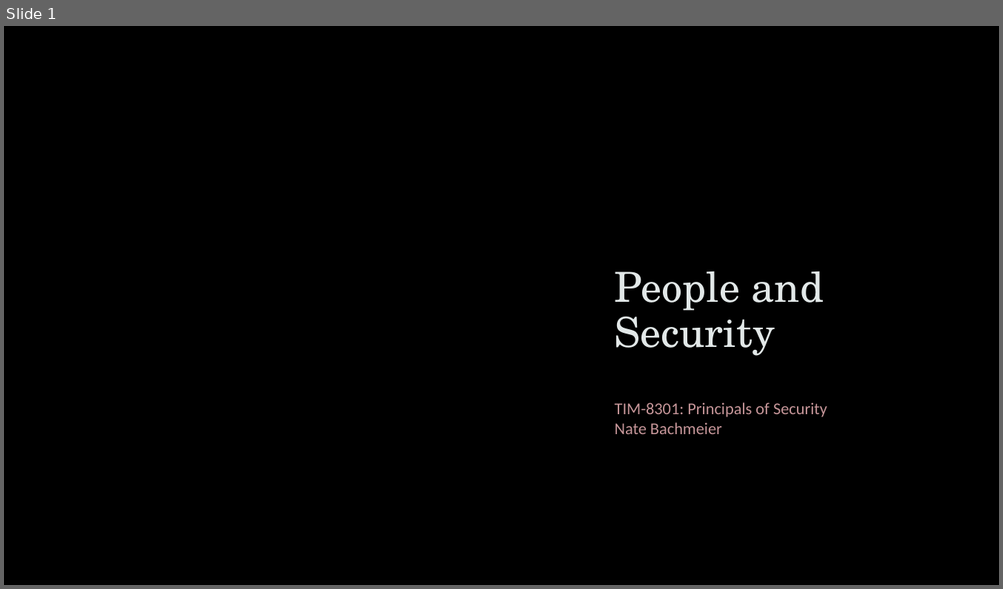
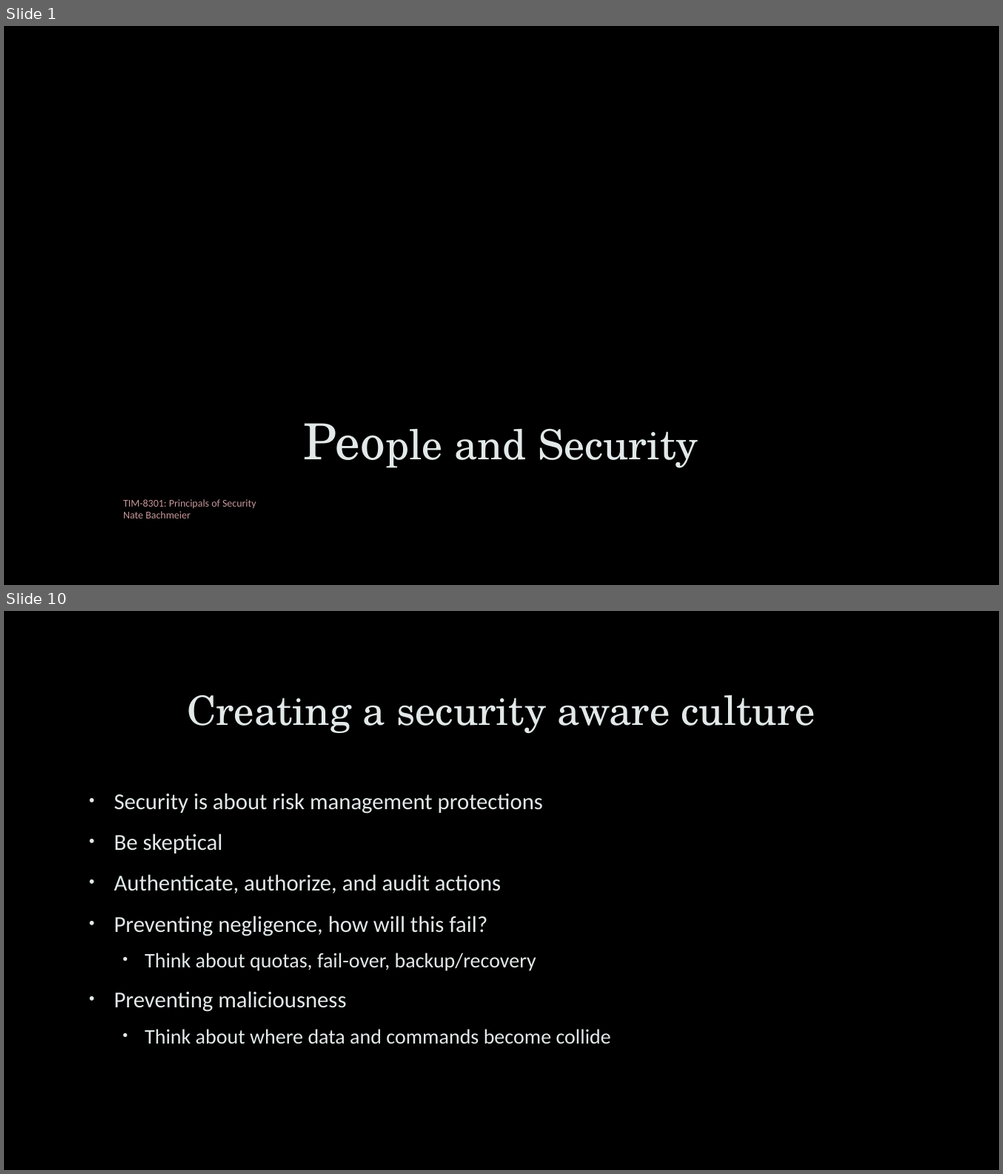
Before and after one commit to dr-natetorious/TIM-8301-Principals_of_CyberSecurity, a slide deck: Week2_PeopleAspects/People and Security.pptx. Shown one above the other, each under a label of ours: slide 1 before the commit, slides 1 and 10 after it; the slides between them are not shown. The pictures are 1003x589 and 1003x1174 pixels, drawn with LibreOffice and Linux fonts; fonts in the diff are those of the drawing; background and template pictures are left out. Boxes give left, top, right and bottom in pixels: in the first picture for what was removed or moved away, otherwise in the second. Text is boxed around its words. In the diff, an @@ line names an element or a change of style, - is before the commit and + after.

```diff
--- a/Week2_PeopleAspects/People and Security.pptx
+++ b/Week2_PeopleAspects/People and Security.pptx
@@ slide 10 added at (4,611,999,1170), background picture (left out) @@
@@ title added at (187,695,815,734), 39 pt, text #E2E8E8 @@
+Creating a security aware culture
@@ text added at (114,793,611,1045), 22 pt, text #E2E8E8 @@
+• Security is about risk management protections
+• Be skeptical
+• Authenticate, authorize, and audit actions
+• Preventing negligence, how will this fail?
+  • Think about quotas, fail-over, backup/recovery
+• Preventing maliciousness
+  • Think about where data and commands become collide
@@ slide 1 changed as well @@
@@ freeform shape removed at (583,142,918,471) @@
@@ rectangle added at (4,371,999,585), fill gradient #000000 @@
@@ title "People and Security": place and size @@
-title "People and Security" at (614,271,823,356)
+title "People and Security" at (454,429,698,469)
@@ title "People and Security" at (454,429,698,469): size 40 to 48 pt in "People"; alignment left to centre @@
@@ subtitle "TIM-8301: Principals of Security Nate ...": place and size @@
-subtitle "TIM-8301: Principals of Security Nate ..." at (614,403,827,434)
+subtitle "TIM-8301: Principals of Security Nate ..." at (123,500,256,519)
@@ subtitle "TIM-8301: Principals of Security Nate ..." at (123,500,256,519): size 16 to 10 pt; line spacing 1 to 0.9; less space between paragraphs @@
```
Also in this commit, not shown: 3 other slides changed, 13 other slides added, 6 slides removed, 2 other files.
